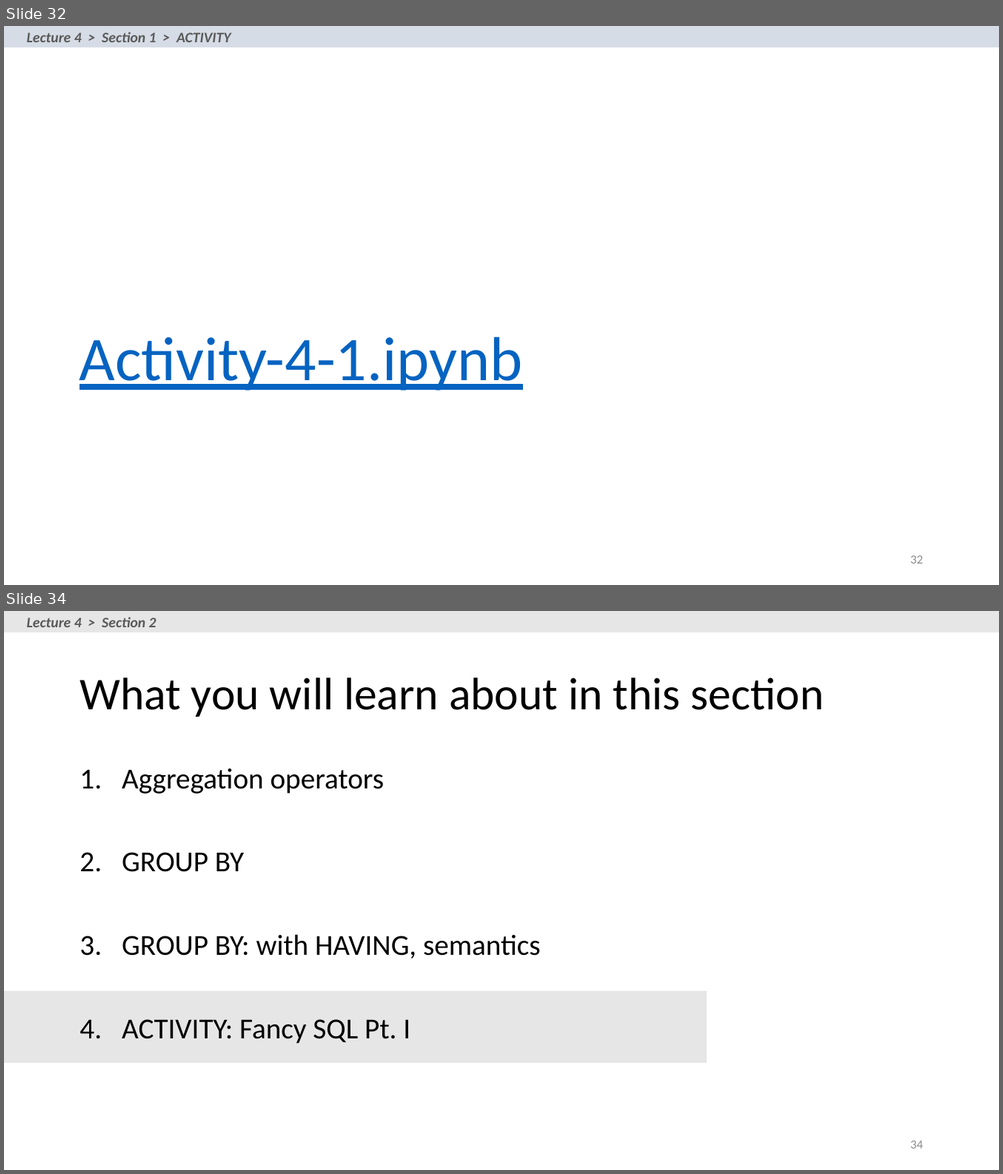
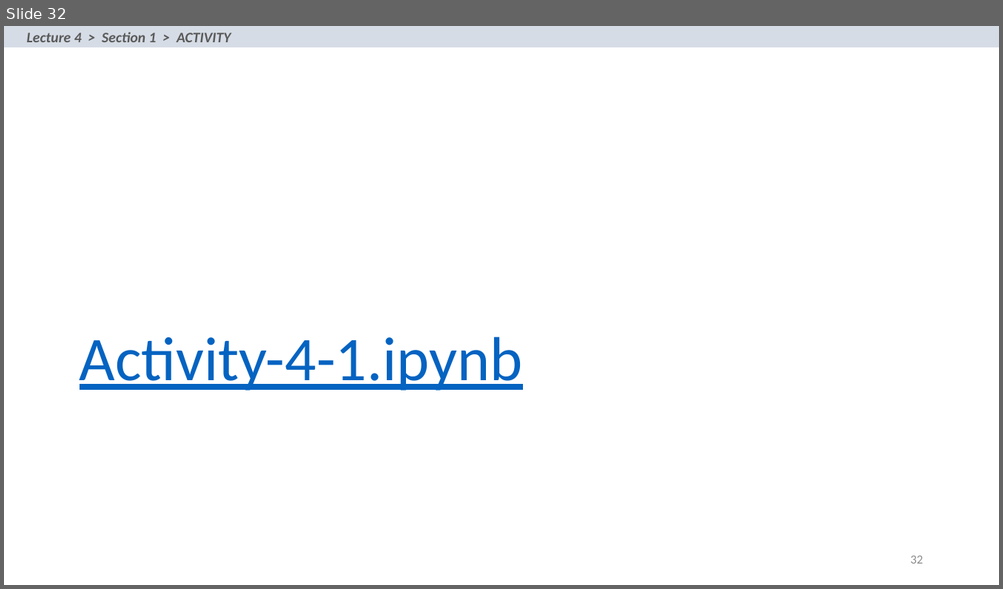
Before and after one commit to yazduni-cs/database-fall2018, a slide deck: lectures/lecture-2-3-4-5/Lecture_4_SQL.pptx. Shown one above the other, each under a label of ours: slides 32 and 34 before the commit, slide 32 after it; the slides between them are not shown. The pictures are 1003x1174 and 1003x589 pixels, drawn with LibreOffice and Linux fonts; fonts in the diff are those of the drawing. Boxes give left, top, right and bottom in pixels: in the first picture for what was removed or moved away, otherwise in the second. Text is boxed around its words. In the diff, an @@ line names an element or a change of style, - is before the commit and + after.

```diff
--- a/lectures/lecture-2-3-4-5/Lecture_4_SQL.pptx
+++ b/lectures/lecture-2-3-4-5/Lecture_4_SQL.pptx
@@ slide 34 removed at (4,611,999,1170), background #FFFFFF @@
@@ rectangle removed at (4,611,999,632) @@
@@ text removed at (27,617,156,627) @@
-Lecture 4 > Section 2
@@ title removed at (79,678,824,717) @@
-What you will learn about in this section
@@ text removed at (122,769,540,1044) @@
-1. Aggregation operators
-2. GROUP BY
-3. GROUP BY: with HAVING, semantics
-4. ACTIVITY: Fancy SQL Pt. I
@@ rectangle removed at (4,991,707,1064) @@
@@ page number removed at (910,1141,922,1149) @@
-34
```
Also in this commit, not shown: 1 slide changed, 18 other slides removed, 3 other files.
